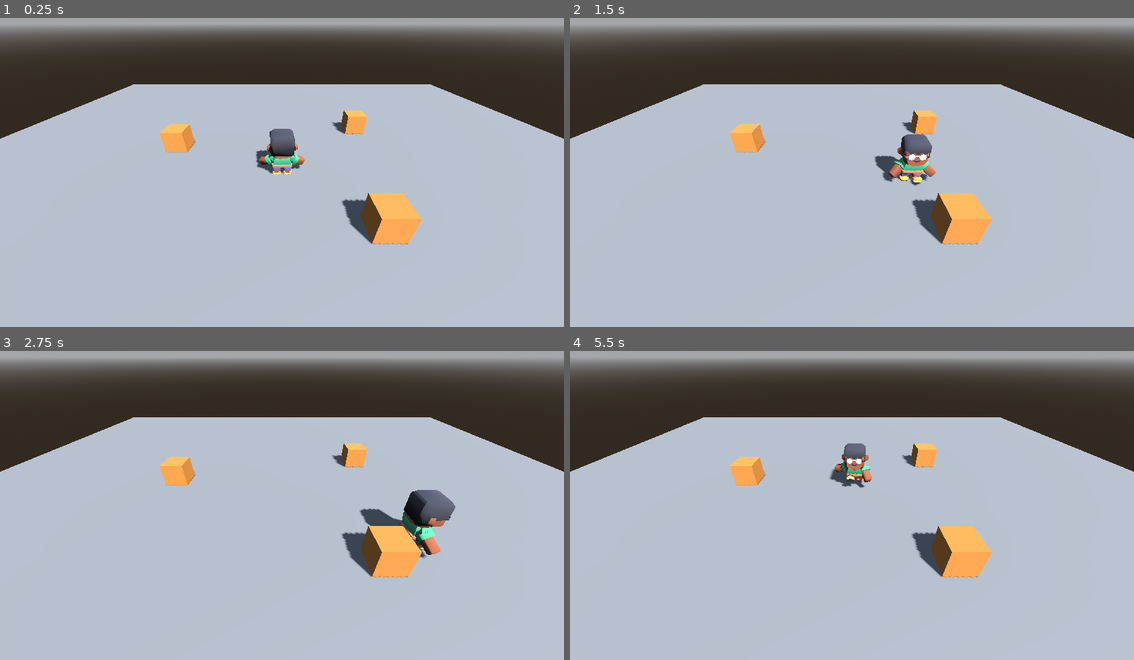
Above: before the commit, frames 1-4 (two rows, left to right).
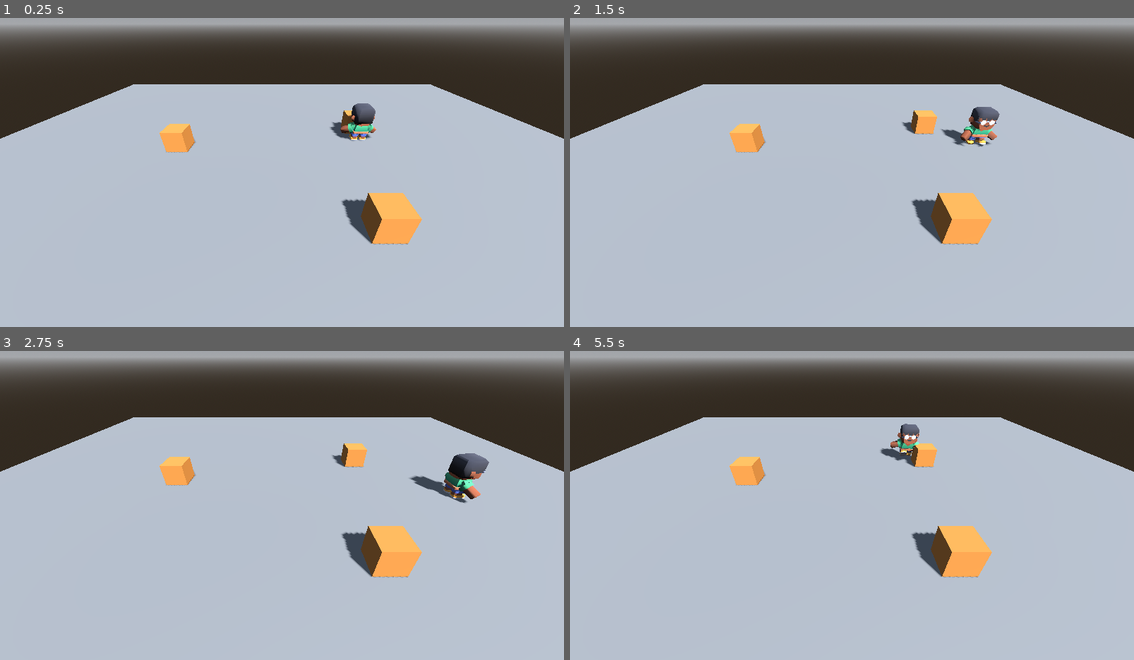
Above: after the commit, the same moments.

Repository: Kirakikiki/Ecos-de-la-madrugada
Game: Godot game, scene res://main.tscn
The game is run twice, just before and just after one commit, with the same random seed, the same clock (stepped at 60 frames per second) and the same inputs.
Inputs:
- Up to frame 1 (0.25 s): no input
- Up to frame 2 (1.5 s): tap Enter at 0.5 s; hold D (move_right) 0.53-1.28 s; tap E (interactuar) at 0.6 s; hold S (move_down) from 1.28 s (still down); tap Shift (correr) at 1.35 s
- Up to frame 3 (2.75 s): tap E (interactuar) at 1.55, 2.1 s; release S (move_down) at 2.03 s; hold D (move_right) from 2.03 s (still down)
- Up to frame 4 (5.5 s): release D (move_right) at 2.78 s; hold W (move_up) 2.78-3.53 s; tap Ctrl (rodar) at 2.85 s; tap E (interactuar) at 3.05, 3.8, 4.35, 5.3 s; hold A (move_left) 3.53-5.03 s; tap Q (silencio) at 3.6 s; hold S (move_down) from 5.03 s (still down); hold Shift (correr) from 5.03 s (still down)

The runs differ from the first frame. In frame 1, 1.4% of the frame differs, in the area x 45-67%, y 27-51%; in frame 2, 1.8%; in frame 3, 2.6%, in the area x 63-87%, y 33-68%; in frame 4, 1.1%.

Commit message:
T8 N3 - Tarea B - mantener para completar

Diff:
--- a/interactuar.gd
+++ b/interactuar.gd
@@ -2,16 +2,36 @@
 
 @export var tecla = "interactuar"
 @export var alcance = 1.5
+@export var tiempo_necesario = 1.5
+@export var intentos_max = 2
 @onready var pj = get_parent()
 
+var progreso = 0.0
+var actual = null
+var intentos_usados = 0
+
 func _physics_process(delta):
-	if Input.is_action_just_pressed(tecla):
-		var obj = mas_cercano()
-		if obj == null:
-			print("nada a menos de ", alcance, " m")
+	var obj = mas_cercano()
+	if not Input.is_action_pressed(tecla) or obj == null:
+		progreso = 0.0
+		actual = null
+		return
+	if obj != actual:
+		actual = obj
+		progreso = 0.0
+	var antes = progreso
+	progreso += delta / tiempo_necesario
+	if int(progreso * 4) > int (antes * 4) and progreso < 0.999:
+		print(obj.name, ": ", int(progreso * 4) * 25, " %")
+	if progreso >= 0.999:
+		print("completado: ", obj.name)
+		if intentos_usados < intentos_max:
+			if obj.has_method("usar"):
+				obj.usar()
+			intentos_usados += 1
 		else:
-			var d = snappedf(distancia_a(obj), 0.01)
-			print("interactúa con ", obj.name, " a ", d, " m")
+			print("sin intentos")
+		progreso = 0.0
 
 func  mas_cercano():
 	var mejor = null
@@ -25,3 +45,6 @@
 	var a = Vector2(pj.global_position.x, pj.global_position.z)
 	var b = Vector2(obj.global_position.x, obj.global_position.z)
 	return a.distance_to(b)
+
+func nueva_visita():
+	intentos_usados = 0
--- a/main.tscn
+++ b/main.tscn
@@ -1,5 +1,6 @@
 [gd_scene format=3 uid="uid://h24dlci7t2hg"]
 
+[ext_resource type="Script" uid="uid://cqa56lnn51nt" path="res://objeto_examinable.gd" id="1_7mycd"]
 [ext_resource type="Script" uid="uid://cchv43eug6720" path="res://personaje.gd" id="1_pj"]
 [ext_resource type="PackedScene" uid="uid://bkmexfnojlmxi" path="res://personaje/character-male-a.glb" id="2_modelo"]
 [ext_resource type="Script" uid="uid://67g8ul8ywidy" path="res://rodar.gd" id="3_h2yge"]
@@ -54,6 +55,7 @@
 
 [node name="Caja1" type="StaticBody3D" parent="Cajas" unique_id=832151893 groups=["interactivos"]]
 transform = Transform3D(1, 0, 0, 0, 1, 0, 0, 0, 1, 4, 0.5, -4)
+script = ExtResource("1_7mycd")
 
 [node name="MeshInstance3D" type="MeshInstance3D" parent="Cajas/Caja1" unique_id=1632765414]
 mesh = SubResource("CajaMalla")
@@ -86,9 +88,12 @@
 transform = Transform3D(1, 0, 0, 0, 0.819152, 0.573576, 0, -0.573576, 0.819152, 0, 5, 7)
 
 [node name="Personaje" type="CharacterBody3D" parent="." unique_id=497052065 node_paths=PackedStringArray("camara")]
+transform = Transform3D(1, 0, 0, 0, 1, 0, 0, 0, 1, 4, 0, -3)
 script = ExtResource("1_pj")
 camara = NodePath("../Camera3D")
 speed_correr = 3.0
+prueba = 4
+accion_prueba = "interactuar"
 
 [node name="CollisionShape3D" type="CollisionShape3D" parent="Personaje" unique_id=1111135611]
 transform = Transform3D(1, 0, 0, 0, 1, 0, 0, 0, 1, 0, 0.875, 0)
@@ -106,3 +111,4 @@
 [node name="Interactuar" type="Node" parent="Personaje" unique_id=1975657850]
 script = ExtResource("5_lquwl")
 alcance = 2.0
+tiempo_necesario = 2.0
--- /dev/null
+++ b/objeto_examinable.gd
@@ -0,0 +1,4 @@
+extends StaticBody3D
+
+func usar():
+	print("+1 pista")
Not shown, added: objeto_examinable.gd.uid
